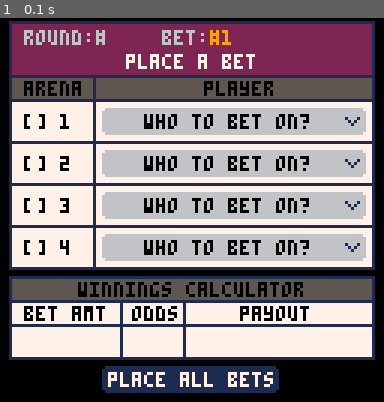
Above: before the commit, frame 1.
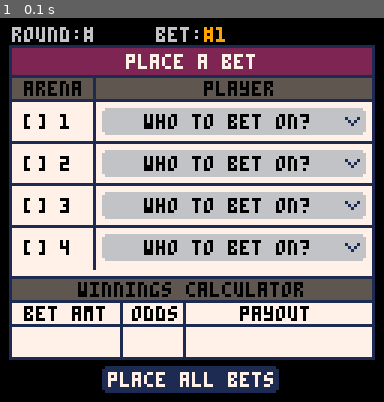
Above: after the commit, the same moment.

Repository: suspicious-smoke/club-bets-pico8
Game: PICO-8 cartridge club-bets.p8
Same seed, same stepped clock (60 frames per second), same inputs: the game is played once before the commit and once after it.
Inputs:
- Up to frame 1 (0.1 s): no input

The runs differ from the first frame. In frame 1, 8.7% of the frame differs, in the area x 2-98%, y 0-68%.

Commit message:
small update

Diff:
--- a/club-bets.p8
+++ b/club-bets.p8
@@ -109,11 +109,11 @@
 end
 
 function drw_betpage()
-	rrectfill(4,2,120,81,0,7)--ticket
-	rrect(3,1,122,83,0,1)--outline
-	rrectfill(4,2,120,17,0,2)--red area
-	print("round:#",8,4,6)
-	print("bet:\f9#1",54,4,6)
+	rrectfill(4,10,120,81,0,7)--ticket
+	rrect(3,9,122,83,0,1)--outline
+	rrectfill(4,10,120,9,0,2)--red area
+	print("round:#",4,3,6)
+	print("bet:\f9#1",52,3,6)
 
 	print("place a bet",42,12,7)
 	rrectfill(4,20,120,8,0,5)--grey area
